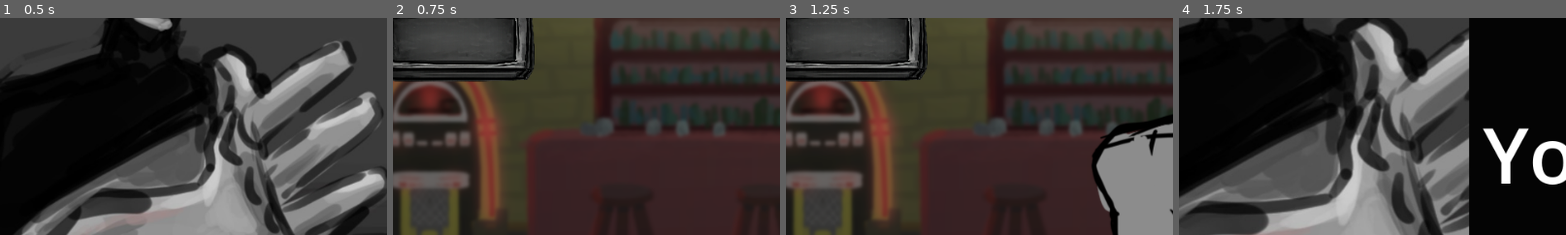
Above: before the commit, frames 1-4 (left to right).
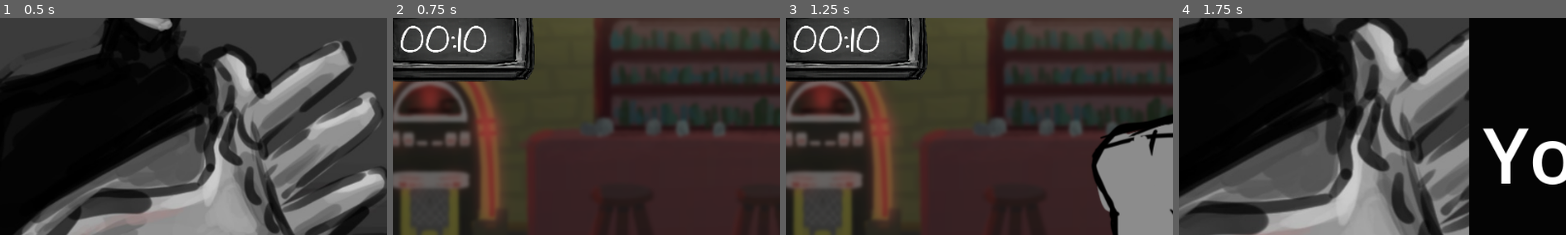
Above: after the commit, the same moments.

Repository: GinoNovello/ImachineWinning
Game: Godot game, scene res://Scenes/MainMenu/MainMenu.tscn
Two runs of this game, one before a commit and one after it. Both use one fixed random seed, a clock stepped at 60 frames per second and the inputs below.
Inputs:
- Up to frame 1 (0.5 s): no input
- Up to frame 2 (0.75 s): click "New Game" at 0.5 s
- Up to frame 3 (1.25 s): no input
- Up to frame 4 (1.75 s): tap Enter (ui_accept) at 1.25, 1.52 s; hold Right (ui_right) from 1.28 s (still down); hold Space from 1.28 s (still down)
The pictures show only the part of the screen within x 10-60%, y 20-70%; the shares and areas given below are measured in that part.

Frame 1 is identical in both runs. In frame 2, 0.8% of the frame differs, in the area x 2-25%, y 3-17%; in frame 3, 0.8%; in frame 4, nothing differs.

Commit message:
feat: add clock impl

Diff:
--- a/Scenes/common/arena.tscn
+++ b/Scenes/common/arena.tscn
@@ -3,6 +3,9 @@
 [ext_resource type="Texture2D" uid="uid://bj0piam7gpcxh" path="res://Images/Background.png" id="1_sea1x"]
 [ext_resource type="Texture2D" uid="uid://b28unl433nmp0" path="res://Images/Table.png" id="2_s1ktn"]
 [ext_resource type="Texture2D" uid="uid://bv17rwxximiw1" path="res://Images/Clock.png" id="3_s1ktn"]
+[ext_resource type="FontFile" uid="uid://cvvfyj0p4rkid" path="res://Fonts/ArchitectsDaughter-Regular.ttf" id="4_n5r5p"]
+[ext_resource type="Script" uid="uid://d0oeqvq3ock2s" path="res://scripts/core/clock.gd" id="5_k4mq0"]
+[ext_resource type="AudioStream" uid="uid://xgvka2r1cqk0" path="res://Sounds/tick_dong.wav" id="6_nbx6o"]
 
 [node name="Arena" type="Node2D" unique_id=1421027996]
 
@@ -18,3 +21,16 @@
 position = Vector2(171, 115)
 scale = Vector2(0.20515388, 0.22241211)
 texture = ExtResource("3_s1ktn")
+script = ExtResource("5_k4mq0")
+
+[node name="Label" type="Label" parent="Clock" unique_id=504805153]
+offset_left = -316.83533
+offset_top = -80.93082
+offset_right = 357.16467
+offset_bottom = 276.06918
+theme_override_fonts/font = ExtResource("4_n5r5p")
+theme_override_font_sizes/font_size = 244
+text = "00:10"
+
+[node name="Tick" type="AudioStreamPlayer" parent="Clock" unique_id=1231555861]
+stream = ExtResource("6_nbx6o")
--- /dev/null
+++ b/scripts/core/clock.gd
@@ -0,0 +1,67 @@
+extends Sprite2D
+class_name Clock
+
+signal time_over
+
+@export var timeLimit: float = 10.0
+@export var fastTickThreshold: float = 3.0
+@export var normalTickInterval: float = 1.0
+@export var fastTickInterval: float = 0.25
+
+var elapsed: float = 0.0
+var running: bool = false
+var tickTimer: float = 0.0
+
+@onready var label: Label = $Label
+@onready var tick: AudioStreamPlayer = $Tick
+
+func _ready():
+	refreshLabel()
+
+func start():
+	elapsed = 0.0
+	running = true
+	tickTimer = currentTickInterval()
+	refreshLabel()
+
+func stop():
+	running = false
+
+func update(delta: float):
+	if not running:
+		return
+
+	elapsed += delta
+	refreshLabel()
+
+	if not timeIsOver():
+		tickTimer -= delta
+		if tickTimer <= 0.0:
+			playTick()
+			tickTimer = currentTickInterval()
+
+	if timeIsOver():
+		running = false
+		time_over.emit()
+
+func timeIsOver() -> bool:
+	return elapsed >= timeLimit
+
+func currentTickInterval() -> float:
+	var remaining = timeLimit - elapsed
+	if remaining <= fastTickThreshold:
+		return fastTickInterval
+	return normalTickInterval
+
+func playTick():
+	if tick and tick.stream:
+		tick.play()
+
+func refreshLabel():
+	if label == null:
+		return
+	var remaining = max(0.0, timeLimit - elapsed)
+	var totalSeconds = int(ceil(remaining))
+	var minutes = totalSeconds / 60
+	var seconds = totalSeconds % 60
+	label.text = "%02d:%02d" % [minutes, seconds]
--- a/scripts/core/referee.gd
+++ b/scripts/core/referee.gd
@@ -3,6 +3,7 @@
 
 var player: Player
 var opponent: Opponent
+var clock: Clock
 
 var match_started: bool = false
 
@@ -22,13 +23,12 @@
 		print("[Referee] CHEATING detected - sleeve is up!")
 		declareCheating(player, opponent)
 
-func update(_delta):
+func update(delta):
 	if not match_started:
 		return
 
-	# TODO: time system not implemented yet
-	# if timeIsOver:
-	#     declareTimeLoss(player)
+	if clock:
+		clock.update(delta)
 
 func judgeMatch(_player: Player, _opponent: Opponent, playerForce: int):
 	_opponent.competeAgainst(_player, playerForce, self)
@@ -45,7 +45,3 @@
 
 func declareCheating(_player: Player, _opponent: Opponent):
 	_player.caughtCheating()
-
-# TODO:
-# func declareTimeLoss(player: Player):
-#     player.caughtCheatingAfterTimeIsOver()
--- a/scripts/flow/game_scene.gd
+++ b/scripts/flow/game_scene.gd
@@ -3,6 +3,7 @@
 @onready var screens = $UI/Screens
 @onready var opponentContainer = $UI/Screens/Arena/OpponentContainer
 @onready var configArea = $UI/Screens/ConfigArea
+@onready var clock: Clock = $UI/Screens/Arena/Clock
 
 var inArena: bool = true
 
@@ -13,9 +14,12 @@
 	var opponent = GameManager.opponent
 	var referee = GameManager.referee
 
+	referee.clock = clock
+	clock.time_over.connect(_on_time_over)
+
 	_loadOpponentVisual()
+	referee.startMatch(player, opponent)
 	_playOpponentEntranceAnimation()
-	referee.startMatch(player, opponent)
 
 func _loadOpponentVisual():
 	for child in opponentContainer.get_children():
@@ -27,12 +31,21 @@
 
 func _playOpponentEntranceAnimation():
 	if opponentContainer.get_child_count() == 0:
+		clock.start()
 		return
+
 	var opponentVisual = opponentContainer.get_child(0) as OpponentVisual
-	if opponentVisual:
-		opponentVisual.playEntranceAnimation()
+	if opponentVisual == null:
+		clock.start()
+		return
 
-func _process(_delta):
+	var tween = opponentVisual.playEntranceAnimation()
+	await tween.finished
+	clock.start()
+
+func _process(delta):
+	GameManager.referee.update(delta)
+
 	if Input.is_action_just_pressed("ui_down"):
 		show_config()
 
@@ -69,3 +82,8 @@
 	var referee = GameManager.referee
 
 	referee.startMatch(player, opponent)
+
+func _on_time_over():
+	if not inArena:
+		show_match()
+	execute_match()
Binary file added: Fonts/ArchitectsDaughter-Regular.ttf
Not shown, added: Fonts/tick_dong.wav
Not shown, added: Sounds/tick_dong.wav
